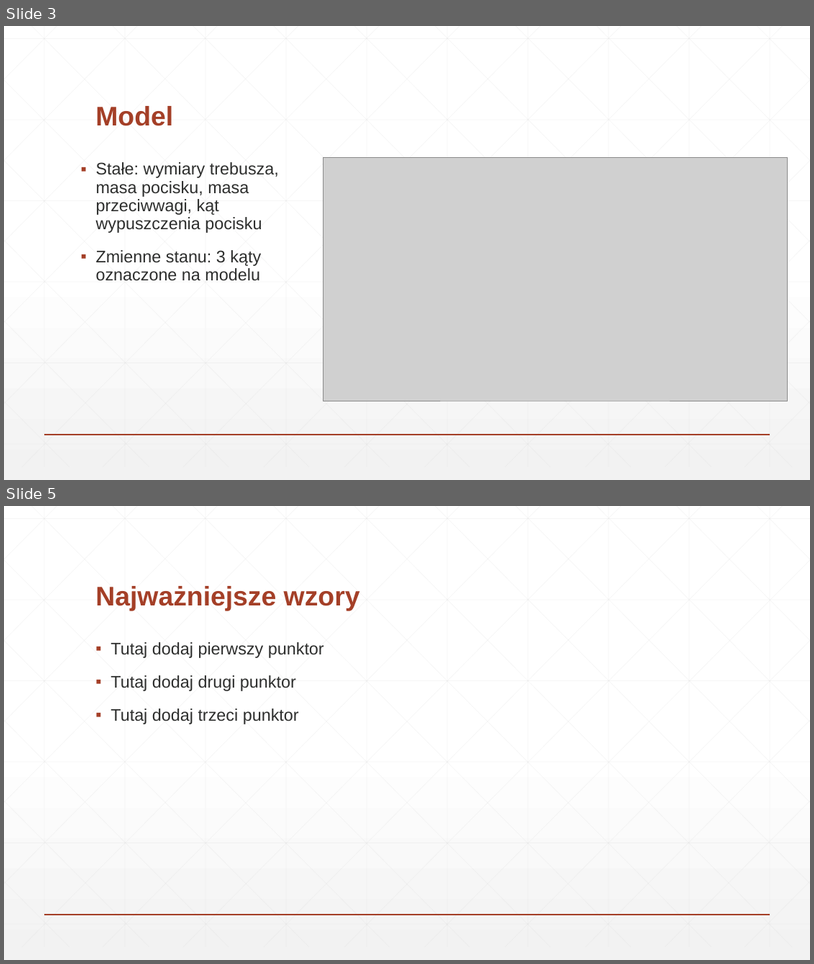
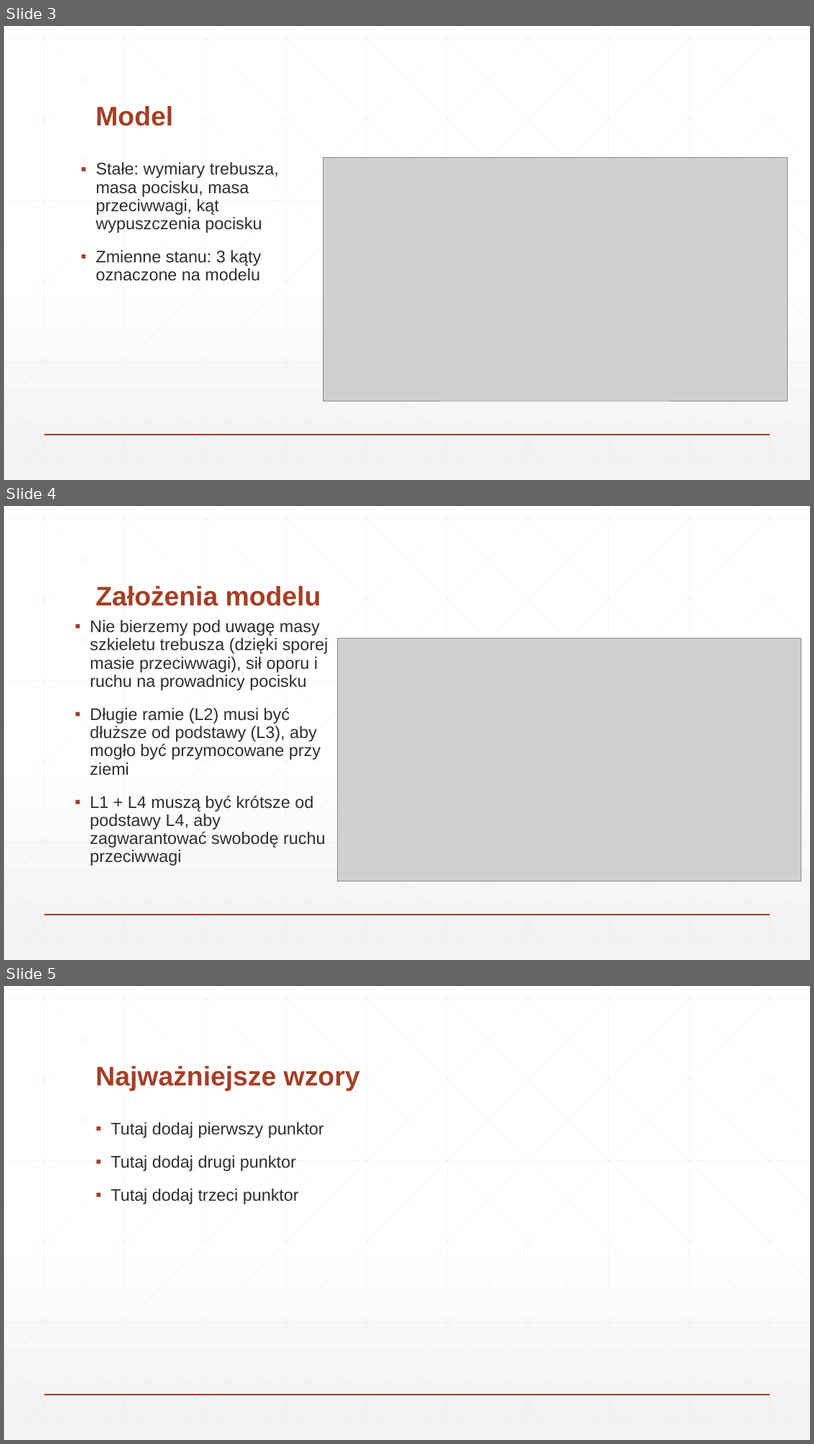
Before and after one commit to Xenvar2307/MiSK-project, a slide deck: Materiały/Prezentacja.pptx. Shown one above the other, each under a label of ours: slides 3 and 5 before the commit, slides 3, 4 and 5 after it; the slides between them are not shown. The pictures are 814x964 and 814x1444 pixels, drawn with LibreOffice and Linux fonts; fonts in the diff are those of the drawing; grey boxes stand for pictures. Boxes give left, top, right and bottom in pixels: in the first picture for what was removed or moved away, otherwise in the second. Text is boxed around its words. In the diff, an @@ line names an element or a change of style, - is before the commit and + after.

```diff
--- a/Materiały/Prezentacja.pptx
+++ b/Materiały/Prezentacja.pptx
@@ slide 4 added at [4,506,810,960], background gradient #FFFFFF to #F2F2F2; not listed: 47 template elements that a slide beside it also shows @@
@@ title added at [95,586,322,606], 32 pt, text #A43F27, bold @@
+Założenia modelu
@@ text added at [90,620,329,865], 20 pt, text #2D2E2D @@
+▪ Nie bierzemy pod uwagę masy szkieletu trebusza (dzięki sporej masie przeciwwagi), sił oporu i ruchu na prowadnicy pocisku
+▪ Długie ramie (L2) musi być dłuższe od podstawy (L3), aby mogło być przymocowane przy ziemi
+▪ L1 + L4 muszą być krótsze od podstawy L4, aby zagwarantować swobodę ruchu przeciwwagi
@@ picture added at [337,638,802,881] @@
```
Also in this commit, not shown: 1 slide changed, 3 other slides added, 1 slide removed.
